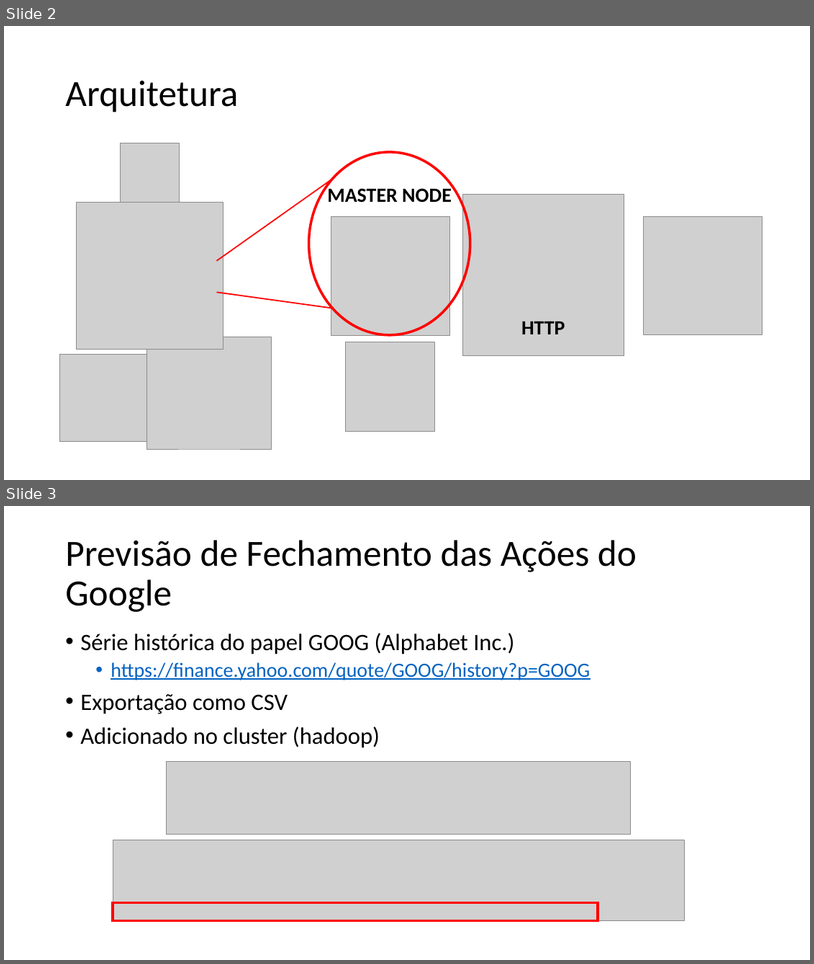
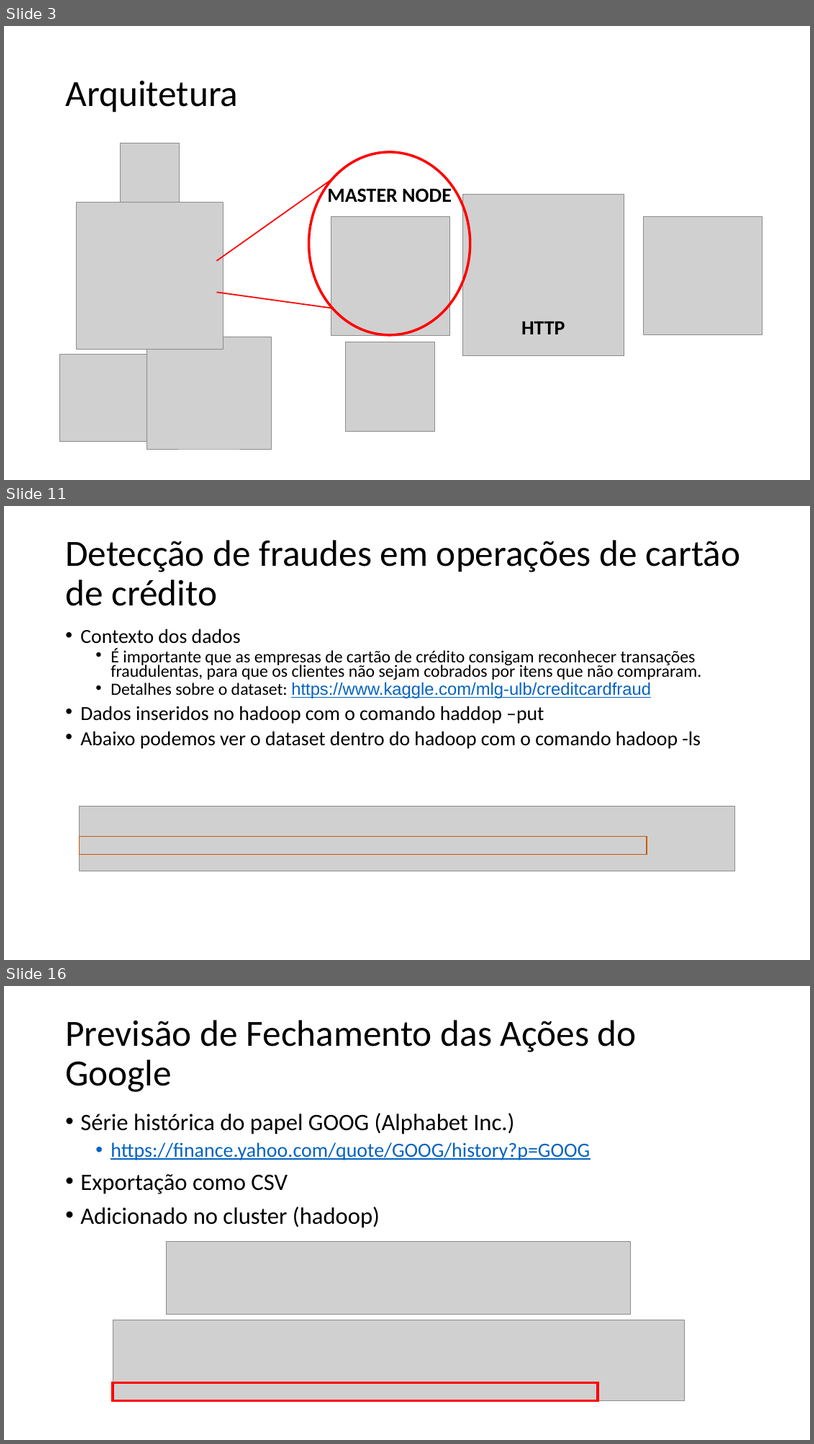
Before and after one commit to macio-matheus/spark-ml-project, a slide deck: apresentacao.pptx. Shown one above the other, each under a label of ours: slides 2 and 3 before the commit, slides 3, 11 and 16 after it; the slides between them are not shown. The pictures are 814x964 and 814x1444 pixels, drawn with LibreOffice and Linux fonts; fonts in the diff are those of the drawing; grey boxes stand for pictures. Boxes give left, top, right and bottom in pixels: in the first picture for what was removed or moved away, otherwise in the second. Text is boxed around its words. In the diff, an @@ line names an element or a change of style, - is before the commit and + after.

```diff
--- a/apresentacao.pptx
+++ b/apresentacao.pptx
@@ slide 11 added at <box>4,506,810,960</box>, background #FFFFFF @@
@@ title added at <box>65,540,741,606</box>, 44 pt, text #000000 @@
+Detecção de fraudes em operações de cartão de crédito
@@ text added at <box>80,628,702,749</box>, 20.4 pt, text #000000 @@
+• Contexto dos dados
+  • É importante que as empresas de cartão de crédito consigam reconhecer transações fraudulentas, para que os clientes não sejam cobrados por itens que não compraram.
+  • Detalhes sobre o dataset: https://www.kaggle.com/mlg-ulb/creditcardfraud
+• Dados inseridos no hadoop com o comando haddop –put
+• Abaixo podemos ver o dataset dentro do hadoop com o comando hadoop -ls
@@ picture added at <box>80,806,736,871</box> @@
@@ rectangle added at <box>80,836,647,854</box>, outline #C55A11 1 pt @@
@@ what was slide 2 is now slide 3 @@
@@ what was slide 3 is now slide 16 @@
```
Also in this commit, not shown: 2 slides changed, 13 other slides added, 7 other files.
